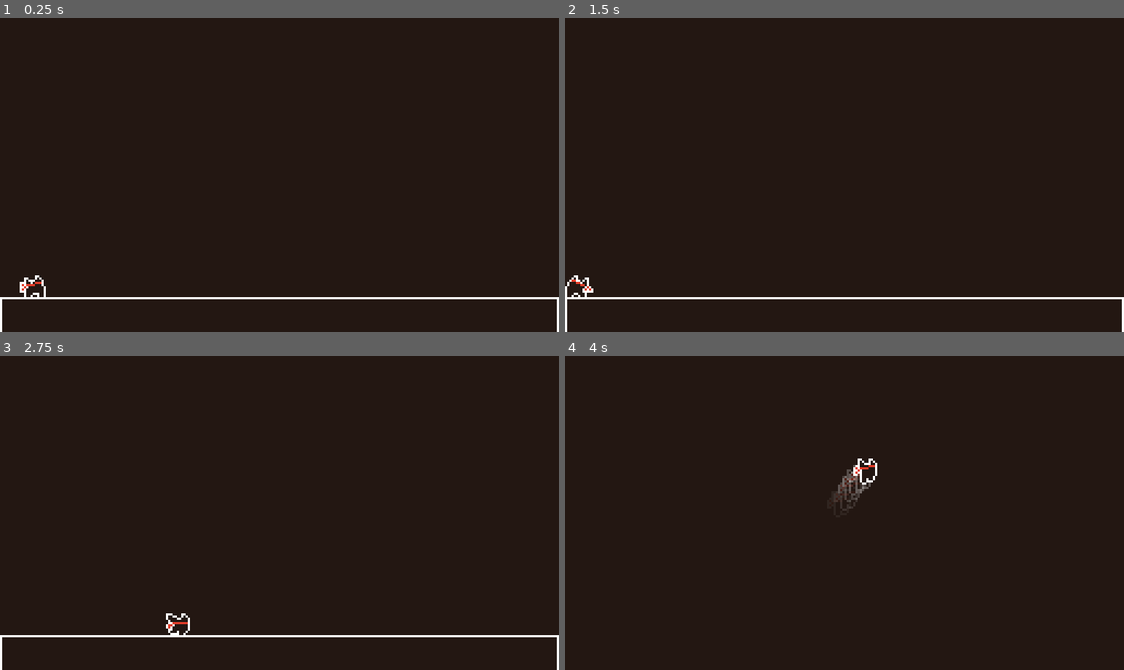
Above: before the commit, frames 1-4 (two rows, left to right).
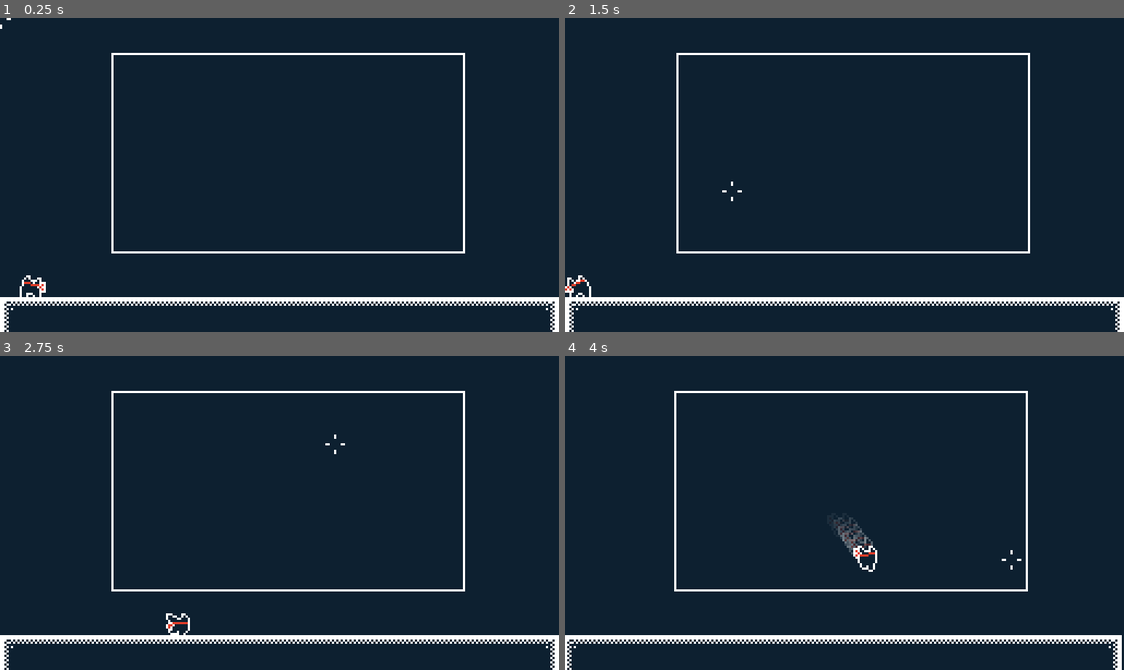
Above: after the commit, the same moments.

Repository: rageboi1011/monorun
Game: Godot game, scene res://scenes/test.tscn
Two runs of this game, one before a commit and one after it. Both use one fixed random seed, a clock stepped at 60 frames per second and the inputs below. Before the commit the project has no main scene; this scene is started directly in both runs.
Inputs (mouse positions are in pixels of both pictures, inside the frame that each line leads up to):
- Up to frame 1 (0.25 s): no input
- Up to frame 2 (1.5 s): move the mouse to (967, 159) at 0.52 s; hold S (D) 0.53-1.28 s; tap Space (JUMP) at 0.77 s; tap A (L) at 0.8, 1.35 s; move the mouse to (732, 190) at 1.27 s
- Up to frame 3 (2.75 s): tap Space (JUMP) at 1.52 s; tap D (R) at 1.55 s; move the mouse to (335, 443) at 2.02 s; hold D (R) from 2.03 s (still down); tap S (D) at 2.3 s
- Up to frame 4 (4 s): move the mouse to (816, 575) at 2.77 s; release D (R) at 2.78 s; tap S (D) at 2.85 s; tap Space (JUMP) at 3.02, 3.77 s; tap A (L) at 3.05 s; move the mouse to (1012, 560) at 3.52 s; hold D (R) from 3.53 s (still down); tap Shift (DASH) at 3.6 s

The runs differ from the first frame. In frame 1, 99% of the frame differs, in the area x 0-100%, y 0-100%; in frame 2, 99%; in frame 3, 99%; in frame 4, 100%.

Commit message:
Started to work on basic Networking
Basically, try to work on loading players and then sending inputs and see how that turns out 🤷‍♂️

Diff:
--- /dev/null
+++ b/misc/DEFAULT FONT.tres
@@ -0,0 +1,10 @@
+[gd_resource type="DynamicFont" load_steps=2 format=2]
+
+[ext_resource path="res://misc/Modified Pixelated.ttf" type="DynamicFontData" id=1]
+
+[resource]
+size = 40
+extra_spacing_top = -10
+extra_spacing_bottom = 2
+extra_spacing_space = 10
+font_data = ExtResource( 1 )
--- a/project.godot
+++ b/project.godot
@@ -11,11 +11,14 @@
 [application]
 
 config/name="Monorun"
+run/main_scene="res://scenes/test.tscn"
 config/icon="res://icon.png"
 
 [autoload]
 
 GlobalVars="*res://scripts/global_vars.gd"
+WsClient="*res://scripts/ws_client.gd"
+MultiClient="*res://scripts/multiplayer.gd"
 
 [display]
 
@@ -23,8 +26,33 @@
 window/size/height=144
 window/size/test_width=768
 window/size/test_height=432
+mouse_cursor/custom_image="res://sprites/invis.png"
 window/stretch/mode="viewport"
 window/stretch/aspect="expand"
+
+[importer_defaults]
+
+texture={
+"compress/bptc_ldr": 0,
+"compress/hdr_mode": 0,
+"compress/lossy_quality": 0.7,
+"compress/mode": 0,
+"compress/normal_map": 0,
+"detect_3d": false,
+"flags/anisotropic": false,
+"flags/filter": false,
+"flags/mipmaps": false,
+"flags/repeat": 0,
+"flags/srgb": 2,
+"process/HDR_as_SRGB": false,
+"process/fix_alpha_border": true,
+"process/invert_color": false,
+"process/normal_map_invert_y": false,
+"process/premult_alpha": false,
+"size_limit": 0,
+"stream": false,
+"svg/scale": 1.0
+}
 
 [input]
 
@@ -122,6 +150,11 @@
 , Object(InputEventJoypadButton,"resource_local_to_scene":false,"resource_name":"","device":-1,"button_index":6,"pressure":0.0,"pressed":false,"script":null)
  ]
 }
+SHOOT={
+"deadzone": 0.5,
+"events": [ Object(InputEventMouseButton,"resource_local_to_scene":false,"resource_name":"","device":0,"alt":false,"shift":false,"control":false,"meta":false,"command":false,"button_mask":0,"position":Vector2( 0, 0 ),"global_position":Vector2( 0, 0 ),"factor":1.0,"button_index":1,"pressed":false,"doubleclick":false,"script":null)
+ ]
+}
 
 [physics]
 
--- a/scenes/test.tscn
+++ b/scenes/test.tscn
@@ -1,9 +1,12 @@
-[gd_scene load_steps=6 format=2]
+[gd_scene load_steps=9 format=2]
 
 [ext_resource path="res://misc/tileset.tres" type="TileSet" id=1]
 [ext_resource path="res://objects/Player.tscn" type="PackedScene" id=2]
 [ext_resource path="res://scripts/scene_test.gd" type="Script" id=3]
 [ext_resource path="res://misc/tile_shader.tres" type="Shader" id=4]
+[ext_resource path="res://sprites/crosshair.png" type="Texture" id=5]
+[ext_resource path="res://misc/DEFAULT FONT.tres" type="DynamicFont" id=6]
+[ext_resource path="res://sprites/terminal.png" type="Texture" id=7]
 
 [sub_resource type="ShaderMaterial" id=1]
 shader = ExtResource( 4 )
@@ -12,15 +15,27 @@
 [node name="Node2D" type="Node2D"]
 material = SubResource( 1 )
 script = ExtResource( 3 )
-mood_color_override = Color( 0.137255, 0.0901961, 0.0705882, 1 )
+mood_color_override = Color( 0.0509804, 0.12549, 0.188235, 1 )
 
 [node name="Background" type="ColorRect" parent="."]
 margin_right = 1280.0
 margin_bottom = 720.0
 color = Color( 0, 0, 0, 1 )
 
-[node name="Player" parent="." instance=ExtResource( 2 )]
-position = Vector2( 80, 640 )
+[node name="Terminal" type="Sprite" parent="."]
+use_parent_material = true
+position = Vector2( 660, 310 )
+texture = ExtResource( 7 )
+
+[node name="Label" type="Label" parent="."]
+margin_left = 265.0
+margin_top = 90.0
+margin_right = 1055.0
+margin_bottom = 530.0
+custom_fonts/font = ExtResource( 6 )
+autowrap = true
+clip_text = true
+max_lines_visible = 11
 
 [node name="TileMap" type="TileMap" parent="."]
 use_parent_material = true
@@ -29,3 +44,9 @@
 show_collision = true
 format = 1
 tile_data = PoolIntArray( -720840, 0, 0, -720839, 1, 0, -720838, 1, 0, -720837, 1, 0, -720836, 1, 0, -720835, 1, 0, -72 …(2048 unchanged characters)…
+
+[node name="Player" parent="." instance=ExtResource( 2 )]
+position = Vector2( 80, 640 )
+
+[node name="Crosshair" type="Sprite" parent="."]
+texture = ExtResource( 5 )
--- /dev/null
+++ b/scripts/multiplayer.gd
@@ -0,0 +1,100 @@
+extends "ws_client.gd"
+
+var rtc_mp: WebRTCMultiplayer = WebRTCMultiplayer.new()
+var sealed = false
+
+func _init():
+	connect("connected", self, "connected")
+	connect("disconnected", self, "disconnected")
+
+	connect("offer_received", self, "offer_received")
+	connect("answer_received", self, "answer_received")
+	connect("candidate_received", self, "candidate_received")
+
+	connect("lobby_joined", self, "lobby_joined")
+	connect("lobby_sealed", self, "lobby_sealed")
+	connect("peer_connected", self, "peer_connected")
+	connect("peer_disconnected", self, "peer_disconnected")
+
+
+func start(url, lobby = ""):
+	stop()
+	sealed = false
+	self.lobby = lobby
+	connect_to_url(url)
+
+
+func stop():
+	rtc_mp.close()
+	close()
+
+
+func _create_peer(id):
+	var peer: WebRTCPeerConnection = WebRTCPeerConnection.new()
+	peer.initialize({
+		"iceServers": [ { "urls": ["stun:stun.l.google.com:19302"] } ]
+	})
+	peer.connect("session_description_created", self, "_offer_created", [id])
+	peer.connect("ice_candidate_created", self, "_new_ice_candidate", [id])
+	rtc_mp.add_peer(peer, id)
+	if id > rtc_mp.get_unique_id():
+		peer.create_offer()
+	return peer
+
+
+func _new_ice_candidate(mid_name, index_name, sdp_name, id):
+	send_candidate(id, mid_name, index_name, sdp_name)
+
+
+func _offer_created(type, data, id):
+	if not rtc_mp.has_peer(id):
+		return
+	print("created", type)
+	rtc_mp.get_peer(id).connection.set_local_description(type, data)
+	if type == "offer": send_offer(id, data)
+	else: send_answer(id, data)
+
+
+func connected(id):
+	print("Connected %d" % id)
+	rtc_mp.initialize(id, true)
+
+
+func lobby_joined(lobby):
+	self.lobby = lobby
+
+
+func lobby_sealed():
+	sealed = true
+
+
+func disconnected():
+	print("Disconnected: %d: %s" % [code, reason])
+	if not sealed:
+		stop() # Unexpected disconnect
+
+
+func peer_connected(id):
+	print("Peer connected %d" % id)
+	_create_peer(id)
+
+
+func peer_disconnected(id):
+	if rtc_mp.has_peer(id): rtc_mp.remove_peer(id)
+
+
+func offer_received(id, offer):
+	print("Got offer: %d" % id)
+	if rtc_mp.has_peer(id):
+		rtc_mp.get_peer(id).connection.set_remote_description("offer", offer)
+
+
+func answer_received(id, answer):
+	print("Got answer: %d" % id)
+	if rtc_mp.has_peer(id):
+		rtc_mp.get_peer(id).connection.set_remote_description("answer", answer)
+
+
+func candidate_received(id, mid, index, sdp):
+	if rtc_mp.has_peer(id):
+		rtc_mp.get_peer(id).connection.add_ice_candidate(mid, index, sdp)
--- a/scripts/player.gd
+++ b/scripts/player.gd
@@ -23,7 +23,8 @@
 var bonk_timer_x = 0
 var free_timer = 0
 var jump_buffer = 0
-var jumps = 2
+var max_jumps = 1
+var jumps = max_jumps
 var dashing = false
 var dash_buffer = 0
 var joy_dir = 0
@@ -56,11 +57,19 @@
 	material = material.duplicate(8)
 	connect("trail_cont", self, "_got_trail_cont")
 	GlobalVars.current_camera = $Camera
+	if (!OS.is_debug_build()):
+		Input.set_mouse_mode(Input.MOUSE_MODE_CONFINED)
+#		Input.set_mouse_mode(Input.MOUSE_MODE_HIDDEN)
 
 func _got_trail_cont(trail_cont):
 	TRAIL_CONT = trail_cont
 
 func _process(_delta):
+	var mouse_screen_pos = get_global_mouse_position()
+	var screen_pos = get_transform().get_origin()
+#	print("CAMERA: ", $Camera.get_camera_position())
+	$Sprite.flip_h = (mouse_screen_pos.x < screen_pos.x)
+
 	if (Input.is_action_just_pressed("R")):
 		if (Input.is_action_pressed("L")):
 			joy_dir = -1
@@ -87,6 +96,7 @@
 
 	if (joy_dir != 0):
 		last_dir = joy_dir
+
 
 	#----------------------------------------#
 
@@ -106,7 +116,7 @@
 		jump_buffer = 5
 		free_timer = 0
 		ground_timer += 1
-		jumps = 2
+		jumps = max_jumps
 	else:
 		jump_buffer -= 1
 		ground_timer = 0
@@ -129,8 +139,8 @@
 		motion.y = 0
 
 	if (!grounded):
-		if (jumps > 1 and jump_buffer == 0):
-			jumps = 1
+		if (jumps > max_jumps-1 and jump_buffer == 0):
+			jumps = max_jumps-1
 		if (motion.y + WEIGHT > MAX_FALL):
 			motion.y = MAX_FALL
 		else:
@@ -153,7 +163,7 @@
 			$Anim.play("run")
 			div = 1
 		motion.x += (ACCEL*joy_dir)/div
-		$Sprite.flip_h = (joy_dir == -1)
+#		$Sprite.flip_h = (joy_dir == -1)
 	else:
 		if (grounded):
 			$Anim.play("idle")
@@ -165,13 +175,6 @@
 		else:
 			motion.x = 0
 
-	if (jumps == 2):
-		COLOR = Color("e03c28")
-	elif (jumps == 1):
-		COLOR = Color("f68f37")
-	else:
-		COLOR = Color("ffe737")
-
 	if (Input.is_action_just_pressed("JUMP") and jumps > 0):
 		motion.y = -JUMP
 		jumps -= 1
--- a/scripts/scene_test.gd
+++ b/scripts/scene_test.gd
@@ -13,11 +13,33 @@
 		PLAYER_CONT.add_child(TRAIL_CONT)
 		PLAYER_CONT.material = player.material
 		TRAIL_CONT.use_parent_material = true
-		add_child_below_node($Background, PLAYER_CONT)
+		add_child_below_node($Label, PLAYER_CONT)
 
+	WsClient.connect_to_url("wss://MonorunSignalingServer.donovanedwards.repl.co")
+	WsClient.connect("ws_connect", self, "_ws_connected")
+	WsClient.connect("new_data", self, "_ws_data")
+
+func _ws_connected():
+	add_line("CONNECTED!")
+
+func _ws_data(msg):
+	add_line(msg)
 
 func _process(delta):
 	material.set_shader_param("MOOD_COLOR", GlobalVars.mood_color)
 	$Background.color = GlobalVars.mood_color
 	if (GlobalVars.current_camera != null):
 		$Background.rect_position = GlobalVars.current_camera.get_camera_screen_center() - Vector2(1280,720)/2
+
+	$Crosshair.position = get_global_mouse_position()
+
+func add_line(text):
+	var lines = $Label.get_line_count()
+	if (lines == 11):
+		var textArr = $Label.text.split("\n")
+		textArr.remove(0)
+		$Label.text = textArr.join("\n")
+	if ($Label.text == ""):
+		$Label.text += text
+	else:
+		$Label.text += "\n"+text
--- /dev/null
+++ b/scripts/ws_client.gd
@@ -0,0 +1,87 @@
+extends Node
+
+export var autojoin = true
+export var lobby = "" # Will create a new lobby if empty.
+
+var client: WebSocketClient = WebSocketClient.new()
+var code = 1000
+var reason = "Unknown"
+
+signal lobby_joined(lobby)
+signal connected(id)
+signal disconnected()
+signal peer_connected(id)
+signal peer_disconnected(id)
+signal offer_received(id, offer)
+signal answer_received(id, answer)
+signal candidate_received(id, mid, index, sdp)
+signal lobby_sealed()
+signal new_data(msg)
+signal ws_connect()
+
+func _init():
+	client.connect("data_received", self, "_parse_msg")
+	client.connect("connection_established", self, "_connected")
+	client.connect("connection_closed", self, "_closed")
+	client.connect("connection_error", self, "_closed")
+	client.connect("server_close_request", self, "_close_request")
+
+
+func connect_to_url(url):
+	close()
+	code = 1000
+	reason = "Unknown"
+	client.connect_to_url(url)
+
+
+func close():
+	client.disconnect_from_host()
+
+
+func _closed(was_clean = false):
+	emit_signal("disconnected")
+
+
+func _close_request(code, reason):
+	self.code = code
+	self.reason = reason
+
+
+func _connected(protocol = ""):
+	client.get_peer(1).set_write_mode(WebSocketPeer.WRITE_MODE_TEXT)
+	emit_signal("ws_connect")
+
+
+func _parse_msg():
+	var pkt_str: String = client.get_peer(1).get_packet().get_string_from_utf8()
+	emit_signal("new_data", pkt_str)
+
+
+func join_lobby(lobby):
+	return client.get_peer(1).put_packet(("J: %s\n" % lobby).to_utf8())
+
+
+func seal_lobby():
+	return client.get_peer(1).put_packet("S: \n".to_utf8())
+
+
+func send_candidate(id, mid, index, sdp) -> int:
+	return _send_msg("C", id, "\n%s\n%d\n%s" % [mid, index, sdp])
+
+
+func send_offer(id, offer) -> int:
+	return _send_msg("O", id, offer)
+
+
+func send_answer(id, answer) -> int:
+	return _send_msg("A", id, answer)
+
+
+func _send_msg(type, id, data) -> int:
+	return client.get_peer(1).put_packet(("%s: %d\n%s" % [type, id, data]).to_utf8())
+
+
+func _process(delta):
+	var status: int = client.get_connection_status()
+	if status == WebSocketClient.CONNECTION_CONNECTING or status == WebSocketClient.CONNECTION_CONNECTED:
+		client.poll()
Binary file changed: .stuff/cog-wheel-anim.aseprite
Binary file changed: .stuff/ingame_hud.aseprite
Binary file changed: .stuff/items.aseprite
Binary file changed: .stuff/server_lobby.aseprite
Binary file added: misc/Modified Pixelated.ttf
Binary file added: sprites/crosshair.png
Not shown, added: sprites/crosshair.png.import
Binary file added: sprites/invis.png
Not shown, added: sprites/invis.png.import
Binary file added: sprites/terminal.png
Not shown, added: sprites/terminal.png.import
Binary file changed: sprites/tileset.png
